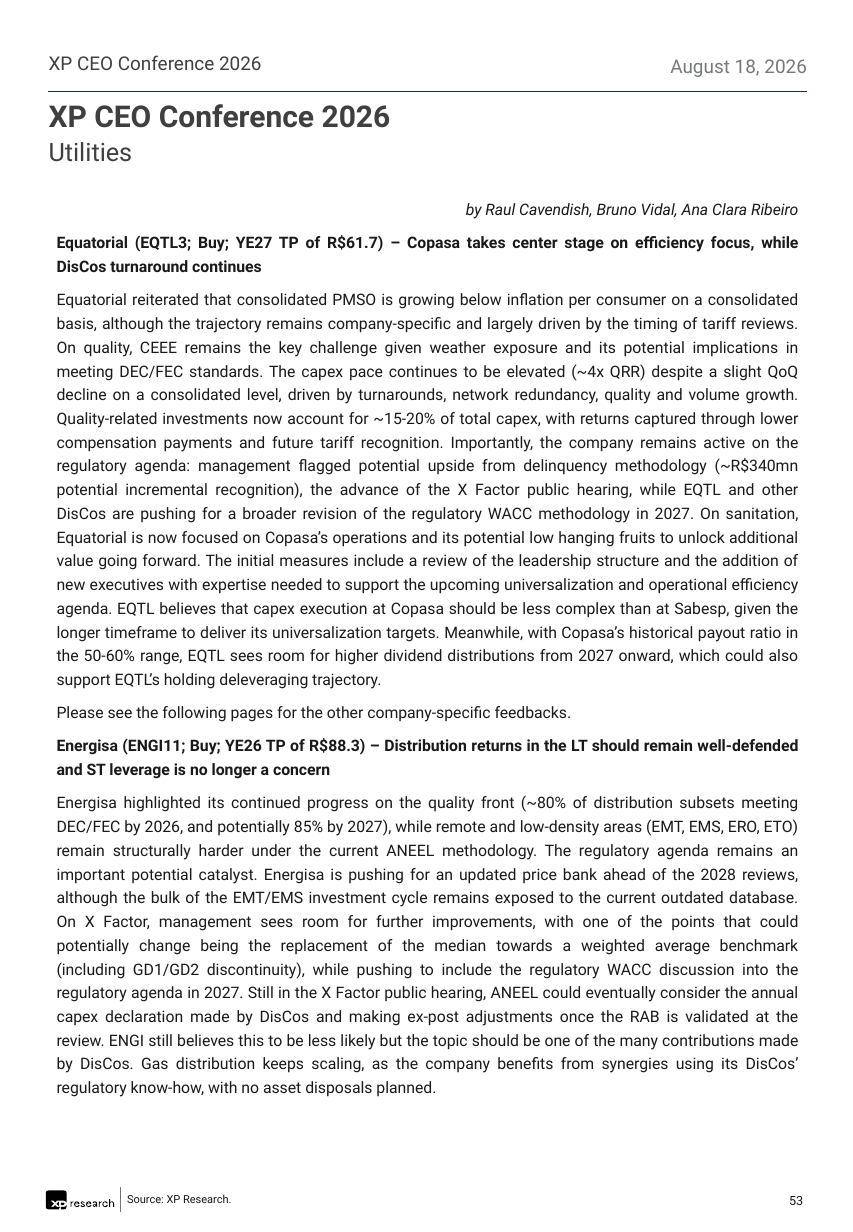
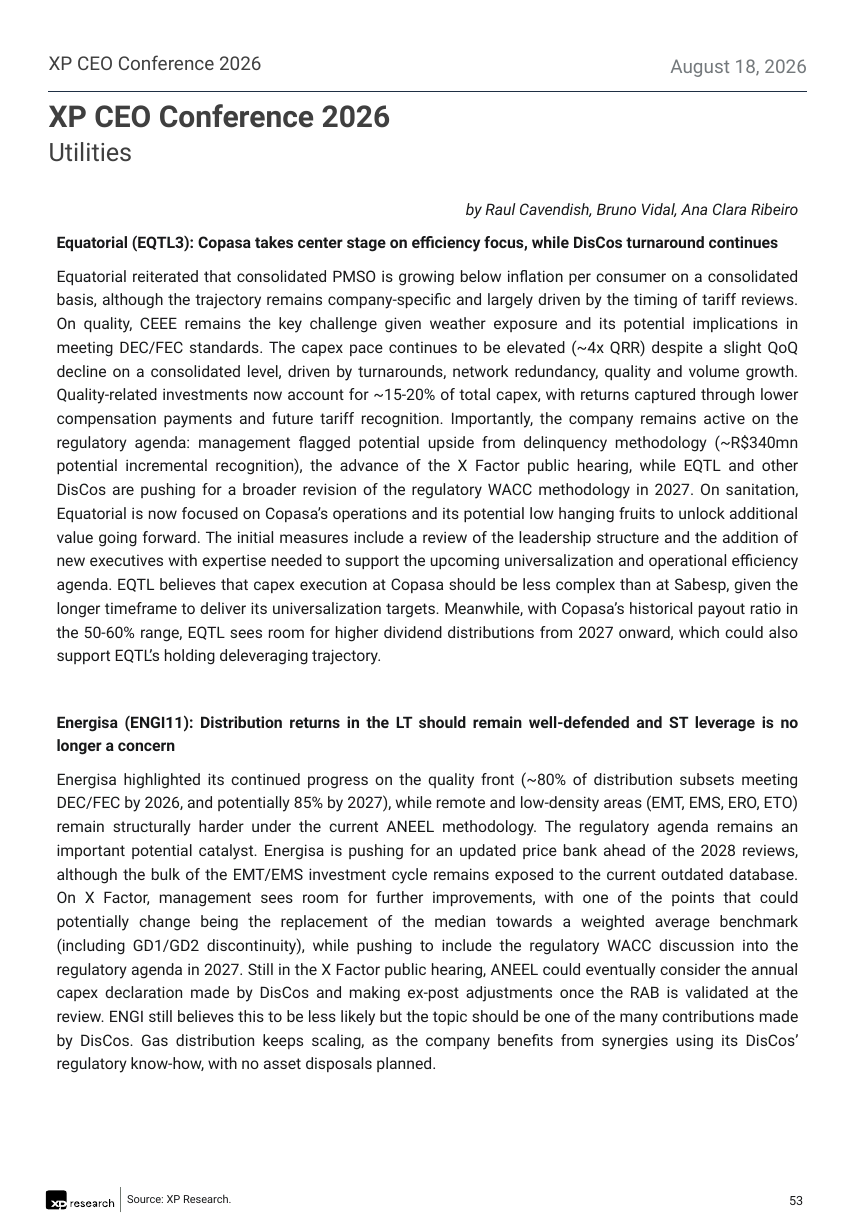
Before and after one commit to CaioLSouza/datasets, a slide deck: slide 53 of ceo_conference_2026/Feedback XP CEO Conference 2026.pptx. Drawn at 853x1232 pixels with LibreOffice and Linux fonts; fonts in the diff are those of the drawing. Boxes give left, top, right and bottom in pixels: in the first picture for what was removed or moved away, otherwise in the second. Text is boxed around its words. In the diff, an @@ line names an element or a change of style, - is before the commit and + after.

```diff
--- a/ceo_conference_2026/Feedback XP CEO Conference 2026.pptx
+++ b/ceo_conference_2026/Feedback XP CEO Conference 2026.pptx
@@ text at (57, 235, 779, 252): text changed @@
-Equatorial (EQTL3; Buy; YE27 TP of R$61.7) – Copasa takes center stage on efficiency focus, while DisCos turnaround continues
+Equatorial (EQTL3): Copasa takes center stage on efficiency focus, while DisCos turnaround continues
@@ text at (57, 715, 799, 755): text changed @@
-Please see the following pages for the other company-specific feedbacks.
-Energisa (ENGI11; Buy; YE26 TP of R$88.3) – Distribution returns in the LT should remain well-defended and ST leverage is no longer a concern
+Energisa (ENGI11): Distribution returns in the LT should remain well-defended and ST leverage is no longer a concern
```
Also in this commit, not shown: 41 other slides changed.
